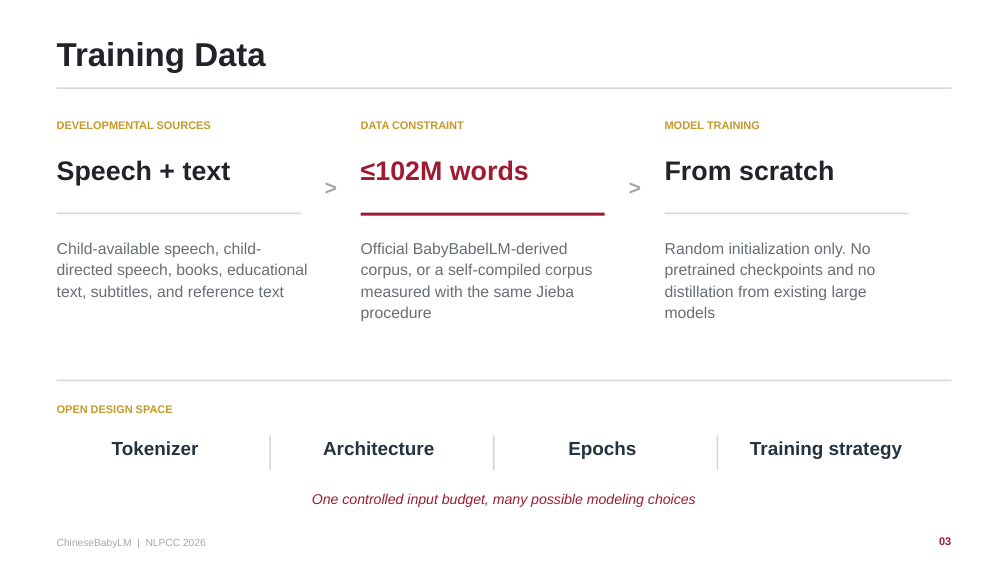
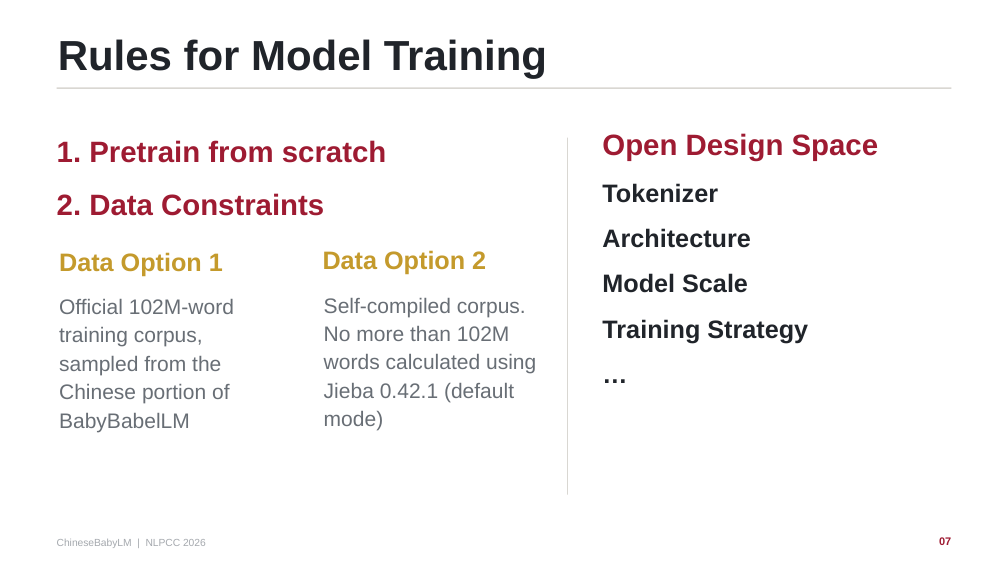
Before and after one commit to zh-qian2004/nlpcc-chinesebabylm-slide, a slide deck: slide 7 of ChineseBabyLM_NLPCC2026_Oral.pptx (slide 4 before the commit). Drawn at 1008x567 pixels with LibreOffice and Linux fonts; fonts in the diff are those of the drawing. Boxes give left, top, right and bottom in pixels: in the first picture for what was removed or moved away, otherwise in the second. Text is boxed around its words. In the diff, an @@ line names an element or a change of style, - is before the commit and + after.

```diff
--- a/ChineseBabyLM_NLPCC2026_Oral.pptx
+++ b/ChineseBabyLM_NLPCC2026_Oral.pptx
@@ text at <box>58,39,547,78</box>: text changed; size 31.5 to 40 pt @@
-Training Data
+Rules for Model Training
@@ text at <box>57,140,386,216</box>: text changed; size 10.5 to 28 pt; text colour #C49A2C to #9E1B32 @@
-DEVELOPMENTAL SOURCES
+1. Pretrain from scratch
+2. Data Constraints
@@ rectangle added at <box>567,138,568,495</box>, fill #D9D7D2 @@
@@ text at <box>602,133,879,343</box>: text changed; size 10.5 to 24 pt; text colour #C49A2C to #20242A @@
-MODEL TRAINING
+Open Design Space
+Tokenizer
+Architecture
+Model Scale
+Training Strategy
+…
@@ text removed at <box>57,160,231,185</box> @@
-Speech + text
@@ text removed at <box>316,174,346,204</box> @@
->
@@ text removed at <box>361,160,529,181</box> @@
-≤102M words
@@ text removed at <box>620,174,650,204</box> @@
->
@@ text removed at <box>665,160,834,181</box> @@
-From scratch
@@ rectangle removed at <box>57,212,301,214</box> @@
@@ rectangle removed at <box>361,212,605,216</box> @@
@@ rectangle removed at <box>665,212,909,214</box> @@
@@ text removed at <box>57,242,308,299</box> @@
-Child-available speech, child-directed speech, books, educational text, subtitles, and reference text
@@ text at <box>59,252,223,276</box>: text changed; size 10.5 to 24 pt @@
-DATA CONSTRAINT
+Data Option 1
@@ text added at <box>323,250,486,275</box>, 24 pt, text #C49A2C, bold @@
+Data Option 2
@@ text removed at <box>665,242,876,318</box> @@
-Random initialization only. No pretrained checkpoints and no distillation from existing large models
@@ text at <box>59,299,234,404</box>: text changed; size 15 to 20 pt @@
-Official BabyBabelLM-derived corpus, or a self-compiled corpus measured with the same Jieba procedure
+Official 102M-word training corpus, sampled from the Chinese portion of BabyBabelLM
@@ text added at <box>324,298,536,402</box>, 20 pt, text #686E75 @@
+Self-compiled corpus. No more than 102M words calculated using Jieba 0.42.1 (default mode)
@@ rectangle removed at <box>57,380,951,381</box> @@
@@ text removed at <box>57,405,173,413</box> @@
-OPEN DESIGN SPACE
@@ text removed at <box>112,441,199,455</box> @@
-Tokenizer
@@ rectangle removed at <box>269,436,271,470</box> @@
@@ text removed at <box>323,441,434,455</box> @@
-Architecture
@@ rectangle removed at <box>493,436,495,470</box> @@
@@ text removed at <box>568,441,636,459</box> @@
-Epochs
@@ rectangle removed at <box>717,436,718,470</box> @@
@@ text removed at <box>750,441,902,459</box> @@
-Training strategy
@@ text removed at <box>312,493,696,507</box> @@
-One controlled input budget, many possible modeling choices
@@ text at <box>939,537,951,545</box>: text changed @@
-03
+07
```
Also in this commit, not shown: 5 other slides changed, 4 slides added, 1 slide removed, 4 other files.
